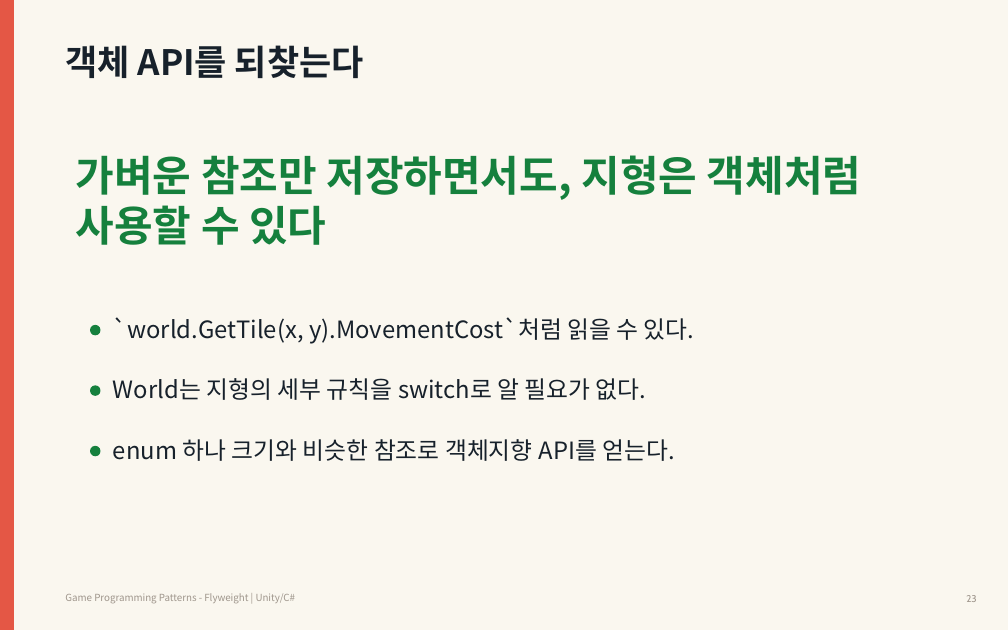
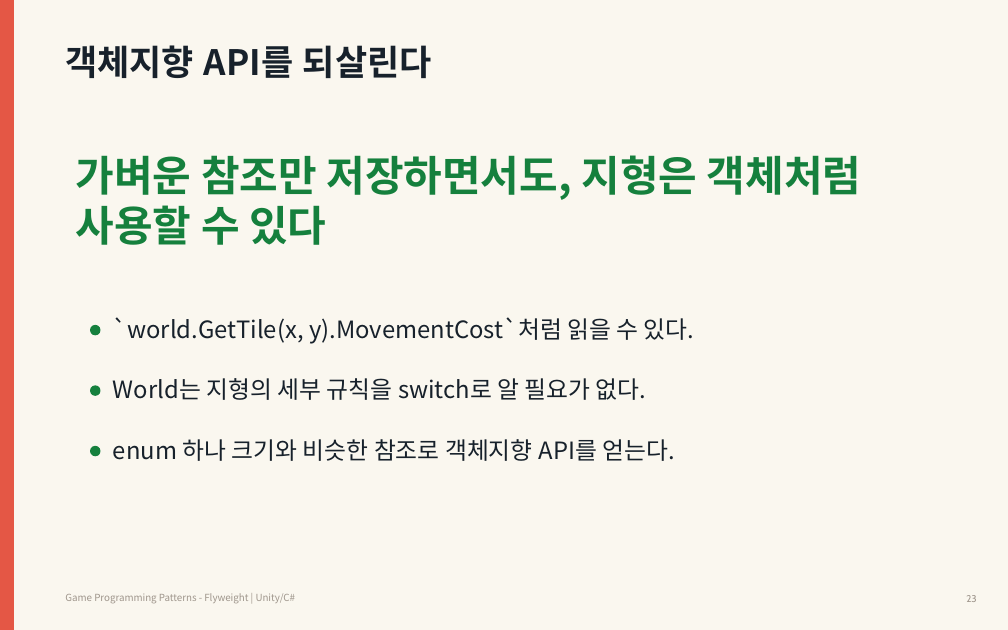
Before and after one commit to Meerkat-GMD/unity-programming-pattern, a slide deck: slide 23 of 03차시_Flyweight/강의자료/유니티 프로그래밍 패턴 3차시 - Flyweight.pptx. Drawn at 1008x630 pixels with LibreOffice and Linux fonts; fonts in the diff are those of the drawing. Boxes give left, top, right and bottom in pixels: in the first picture for what was removed or moved away, otherwise in the second. Text is boxed around its words. In the diff, an @@ line names an element or a change of style, - is before the commit and + after.

```diff
--- a/03차시_Flyweight/강의자료/유니티 프로그래밍 패턴 3차시 - Flyweight.pptx
+++ b/03차시_Flyweight/강의자료/유니티 프로그래밍 패턴 3차시 - Flyweight.pptx
@@ text at [65,45,432,78]: text changed @@
-객체 API를 되찾는다
+객체지향 API를 되살린다
```
Also in this commit, not shown: 13 other slides changed.
